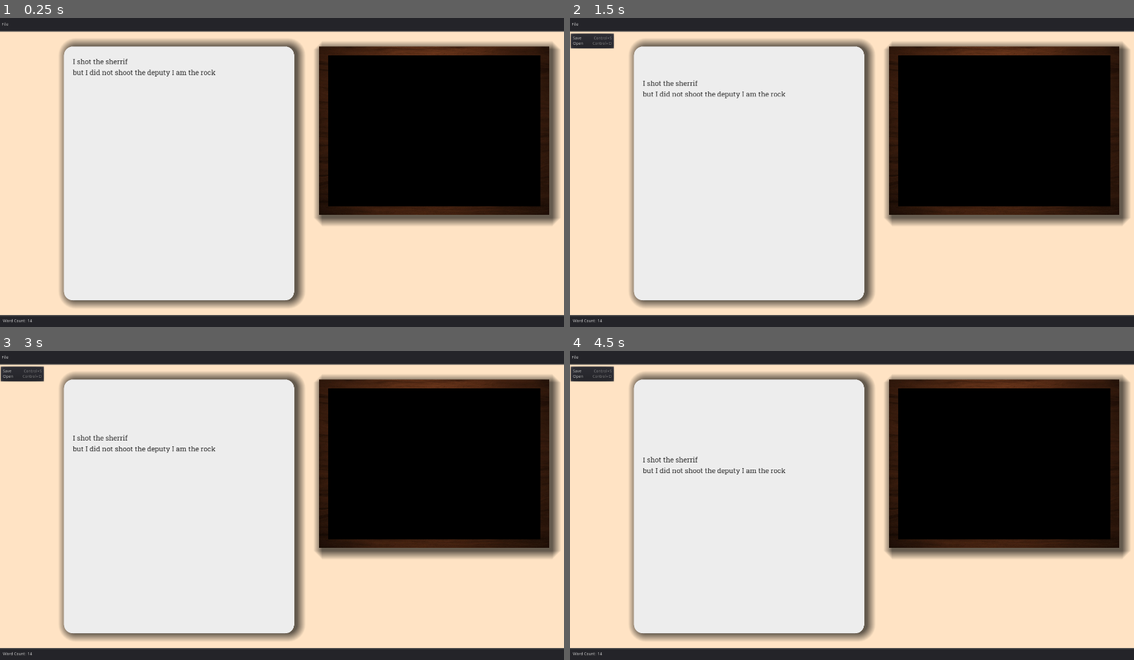
Above: before the commit, frames 1-4 (two rows, left to right).
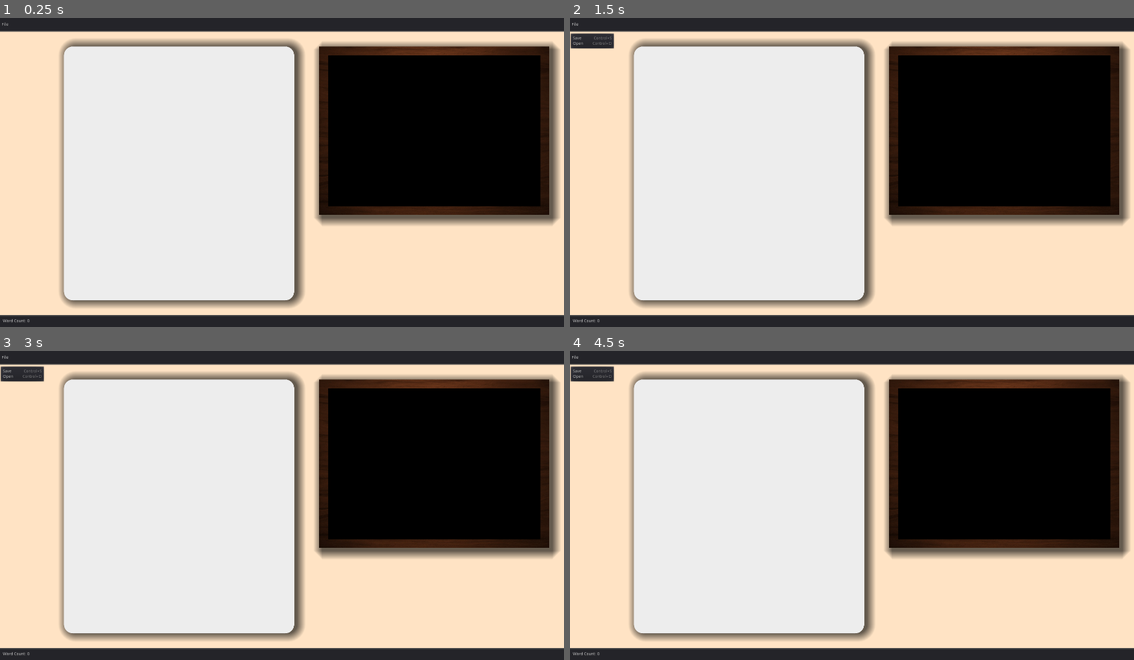
Above: after the commit, the same moments.

Repository: Neczesk/bug-free-guacamole
Game: Godot game, scene res://Controller.tscn
Same seed, same stepped clock (60 frames per second), same inputs: the game is played once before the commit and once after it. Video files are missing from this copy of the repository; at most half a second of black plays in their place.
Inputs:
- Up to frame 1 (0.25 s): no input
- Up to frame 2 (1.5 s): click "File" at 0.5 s; tap Enter (new_paragraph) at 1.25, 1.35 s
- Up to frame 3 (3 s): tap Space at 2 s; hold S 2.03-2.78 s; tap O at 2.1 s; tap Enter (new_paragraph) at 2.75, 2.85 s
- Up to frame 4 (4.5 s): tap Space at 3.5 s; tap O at 3.6 s; tap Enter (new_paragraph) at 4.25, 4.35 s; hold S from 4.28 s (still down)

The runs differ from the first frame. In frame 1, 0.3% of the frame differs, in the area x 4-39%, y 13-99%; in frame 2, 0.3%; in frame 3, 0.3%; in frame 4, 0.3%.

Commit message:
Work done

Diff:
--- a/Controller.gd
+++ b/Controller.gd
@@ -1,13 +1,11 @@
 extends CanvasLayer
 
-
-signal save_key_pressed
-signal open_key_pressed
-
+var current_project := Project.new()
 
 # Called when the node enters the scene tree for the first time.
 func _ready():
 	$VBoxContainer/Panel/HBoxContainer/FileButton.get_popup().connect("id_pressed", self, "on_id_pressed")
+	$FileDialog.connect("file_selected", self, "on_file_chosen")
 # warning-ignore:return_value_discarded
 	$VBoxContainer/ViewWindow/View.connect("word_count_updated", self, "on_word_count_updated")
 	$VBoxContainer/ViewWindow/View.count_words()
@@ -31,11 +29,36 @@
 func on_id_pressed(id: int):
 	match id:
 		0:
-			emit_signal("save_key_pressed")
-			$VBoxContainer/ViewWindow/View.save()
+			save_dialog_open()
 		1:
-			emit_signal("open_key_pressed")
-			$VBoxContainer/ViewWindow/View.open()
+			open_dialog_open()
 
 func on_word_count_updated(count: int):
 	$VBoxContainer/Panel2/MarginContainer/WordCount.text = "Word Count: " + String(count)
+
+func save(path: String):
+	current_project.file_path = path
+	current_project.add_string_as_scene($VBoxContainer/ViewWindow/View.get_current_text(), 0)
+
+func save_dialog_open():
+	$FileDialog.mode = $FileDialog.MODE_SAVE_FILE
+	$FileDialog.visible = true
+
+func open_dialog_open():
+	$FileDialog.mode = $FileDialog.MODE_OPEN_FILE
+	$FileDialog.visible = true
+
+func on_file_chosen(path: String):
+	if $FileDialog.mode == $FileDialog.MODE_SAVE_FILE:
+		save(path)
+	elif $FileDialog.mode == $FileDialog.MODE_OPEN_FILE:
+		open_project(path)
+
+func open_scene(id: String) -> String:
+	var current_scene_text = current_project.scenes[id]
+	return current_scene_text
+
+func open_project(path: String):
+	current_project.file_path = path
+	current_project.open_project()
+	$VBoxContainer/ViewWindow/View.set_current_text(open_scene("0"))
--- a/Controller.tscn
+++ b/Controller.tscn
@@ -23,6 +23,9 @@
 margin_right = 1920.0
 margin_bottom = 60.0
 size_flags_vertical = 3
+__meta__ = {
+"_edit_use_anchors_": false
+}
 
 [node name="FileButton" type="MenuButton" parent="VBoxContainer/Panel/HBoxContainer"]
 margin_right = 35.0
@@ -61,3 +64,13 @@
 margin_right = 1920.0
 margin_bottom = 55.0
 size_flags_vertical = 5
+
+[node name="FileDialog" type="FileDialog" parent="."]
+margin_right = 366.0
+margin_bottom = 166.5
+rect_min_size = Vector2( 350, 122.5 )
+window_title = "Save Project"
+resizable = true
+access = 1
+current_dir = "user://"
+current_path = "user://"
--- a/MainWindow.gd
+++ b/MainWindow.gd
@@ -12,17 +12,6 @@
 	$MarginContainer/HBoxContainer/TextInputWindow.connect("word_count_updated", self, "on_word_count_updated") # Replace with function body.
 
 
-# Called every frame. 'delta' is the elapsed time since the previous frame.
-#func _process(delta):
-#	pass
-
-func save():
-	$MarginContainer/HBoxContainer/TextInputWindow.save_action_pressed()
-
-func open():
-	$MarginContainer/HBoxContainer/TextInputWindow.open_action_pressed()
-
-
 func on_word_count_updated(count: int):
 	emit_signal("word_count_updated", count)
 
@@ -32,3 +21,9 @@
 
 func _on_OutsideView_finished():
 	$MarginContainer/HBoxContainer/VBoxContainer/WindowEffects/WindowFrame/MarginContainer/OutsideView.play() # Replace with function body.
+
+func get_current_text() -> String:
+	return $MarginContainer/HBoxContainer/TextInputWindow.get_current_text()
+
+func set_current_text(text: String):
+	$MarginContainer/HBoxContainer/TextInputWindow.set_text(text)
--- /dev/null
+++ b/Project.gd
@@ -0,0 +1,27 @@
+extends Object
+
+class_name Project
+
+var file_path := ""
+var scenes := {}
+
+func ready():
+	pass
+
+func add_string_as_scene(scene: String, scene_id: int) -> int:
+	scenes[scene_id] = scene
+	save_project()
+	return 0
+
+func save_project():
+	var save_file := File.new()
+	save_file.open(file_path, File.WRITE)
+	var json := JSON.print(scenes)
+	save_file.store_string(json)
+
+func open_project():
+	var open_file := File.new()
+	open_file.open(file_path, File.READ)
+	var json := JSON.parse(open_file.get_as_text())
+	if json.result is Dictionary:
+		scenes = json.result.duplicate()
--- a/TextInputWindow.gd
+++ b/TextInputWindow.gd
@@ -5,45 +5,13 @@
 var word_count := 0
 
 func _ready():
-	var save_file = File.new()
-	if save_file.file_exists("saved_work.json"):
-		restore_work()
+	pass
 
 func _process(_delta):
 	if Input.is_action_just_released("new_paragraph"):
 		new_paragraph()
 	if Input.is_action_just_released("print_cursor"):
 		print_cursor_location()
-
-
-func save_work(path: String):
-	var save_file = File.new()
-	save_file.open(path, File.WRITE)
-	save_file.store_string($Margins/Panel/MarginContainer/TextEdit.text)
-	save_file.close()
-
-func open_file(path: String):
-	var open_file = File.new()
-	open_file.open(path, File.READ)
-	$Margins/Panel/MarginContainer/TextEdit.text = open_file.get_as_text()
-	open_file.close()
-
-func save_action_pressed():
-	$FileDialog.mode = FileDialog.MODE_SAVE_FILE
-	$FileDialog.current_dir = "user://"
-	$FileDialog.visible = true
-
-func open_action_pressed():
-	$FileDialog.mode = FileDialog.MODE_OPEN_FILE
-	$FileDialog.current_dir = "user://"
-	$FileDialog.visible = true
-
-func restore_work():
-	var save_file = File.new()
-	save_file.open("saved_work.json", File.READ)
-	$Margins/Panel/MarginContainer/TextEdit.text = save_file.get_as_text()
-	save_file.close()
-
 
 func _on_TextEdit_text_changed():
 	update_word_count()
@@ -65,14 +33,12 @@
 func new_paragraph():
 	$Margins/Panel/MarginContainer/TextEdit.insert_text_at_cursor("\n")
 
-
 func print_cursor_location():
 	print("line: " + String($Margins/Panel/MarginContainer/TextEdit.cursor_get_line()))
 	print("column: " + String($Margins/Panel/MarginContainer/TextEdit.cursor_get_column()))
 
+func get_current_text() -> String:
+	return $Margins/Panel/MarginContainer/TextEdit.text
 
-func _on_FileDialog_file_selected(path: String):
-	if $FileDialog.mode == FileDialog.MODE_SAVE_FILE:
-		save_work(path)
-	elif $FileDialog.mode == FileDialog.MODE_OPEN_FILE:
-		open_file(path)
+func set_text(text: String):
+	$Margins/Panel/MarginContainer/TextEdit.text = text
--- a/TextInputWindow.tscn
+++ b/TextInputWindow.tscn
@@ -68,25 +68,4 @@
 __meta__ = {
 "_edit_use_anchors_": false
 }
-
-[node name="FileDialog" type="FileDialog" parent="."]
-anchor_left = 0.5
-anchor_top = 0.5
-anchor_right = 0.5
-anchor_bottom = 0.5
-margin_left = -373.0
-margin_top = -205.0
-margin_right = 373.0
-margin_bottom = 205.0
-rect_min_size = Vector2( 350, 122.5 )
-window_title = "Save Document"
-resizable = true
-mode_overrides_title = false
-access = 1
-current_dir = "user://"
-current_path = "user://"
-__meta__ = {
-"_edit_use_anchors_": false
-}
 [connection signal="text_changed" from="Margins/Panel/MarginContainer/TextEdit" to="." method="_on_TextEdit_text_changed"]
-[connection signal="file_selected" from="FileDialog" to="." method="_on_FileDialog_file_selected"]
--- a/project.godot
+++ b/project.godot
@@ -8,9 +8,14 @@
 
 config_version=4
 
-_global_script_classes=[  ]
+_global_script_classes=[ {
+"base": "Object",
+"class": "Project",
+"language": "GDScript",
+"path": "res://Project.gd"
+} ]
 _global_script_class_icons={
-
+"Project": ""
 }
 
 [application]
